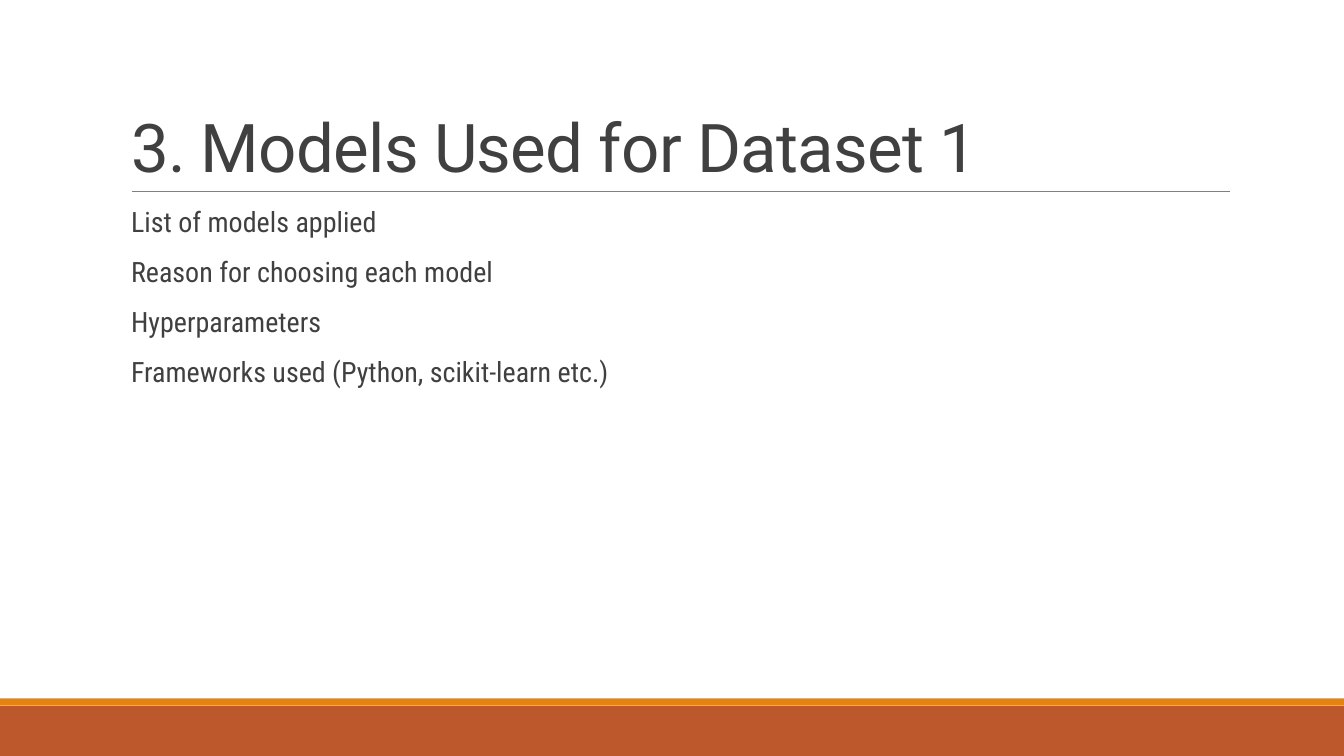
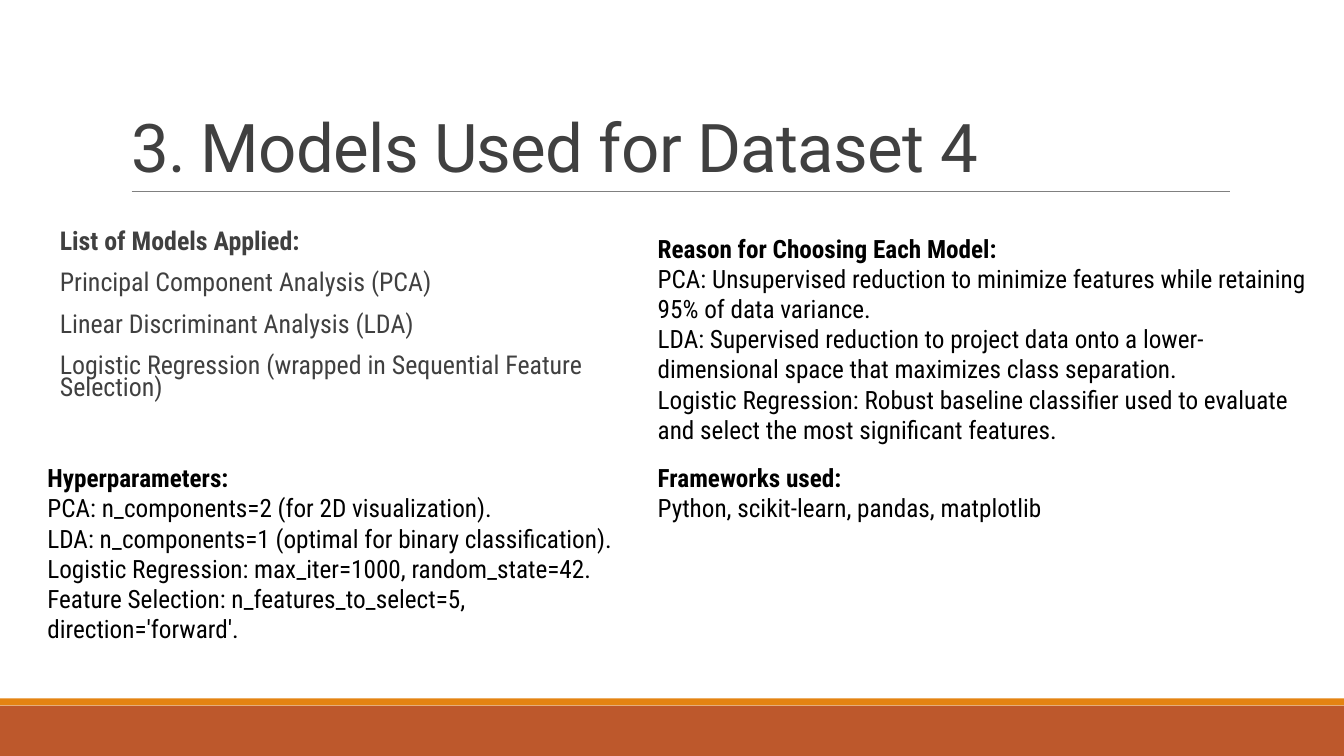
Before and after one commit to akay6483/mmml-ecommerce, a slide deck: slide 10 of docs/23CSE301_A8.pptx. Drawn at 1344x756 pixels with LibreOffice and Linux fonts; fonts in the diff are those of the drawing; background and template pictures are left out. Boxes give left, top, right and bottom in pixels: in the first picture for what was removed or moved away, otherwise in the second. Text is boxed around its words. In the diff, an @@ line names an element or a change of style, - is before the commit and + after.

```diff
--- a/docs/23CSE301_A8.pptx
+++ b/docs/23CSE301_A8.pptx
@@ title at [131, 121, 979, 173]: text changed @@
-3. Models Used for Dataset 1
+3. Models Used for Dataset 4
@@ text at [60, 230, 582, 402]: text changed; size 20 to 18.5 pt @@
-  List of models applied
-  Reason for choosing each model
-  Hyperparameters
-  Frameworks used (Python, scikit-learn etc.)
+  List of Models Applied:
+  Principal Component Analysis (PCA)
+  Linear Discriminant Analysis (LDA)
+  Logistic Regression (wrapped in Sequential Feature Selection)
@@ text added at [658, 239, 1305, 445], 18 pt, text #000000 @@
+Reason for Choosing Each Model:
+PCA: Unsupervised reduction to minimize features while retaining 95% of data variance.
+LDA: Supervised reduction to project data onto a lower-dimensional space that maximizes class separation.
+Logistic Regression: Robust baseline classifier used to evaluate and select the most significant features.
@@ text added at [47, 469, 612, 639], 18 pt, text #000000 @@
+Hyperparameters:
+PCA: n_components=2 (for 2D visualization).
+LDA: n_components=1 (optimal for binary classification).
+Logistic Regression: max_iter=1000, random_state=42.
+Feature Selection: n_features_to_select=5, direction='forward'.
@@ text added at [658, 468, 1042, 523], 18 pt, text #000000 @@
+Frameworks used:
+Python, scikit-learn, pandas, matplotlib
```
Also in this commit, not shown: 4 other slides changed, 1 other file.
